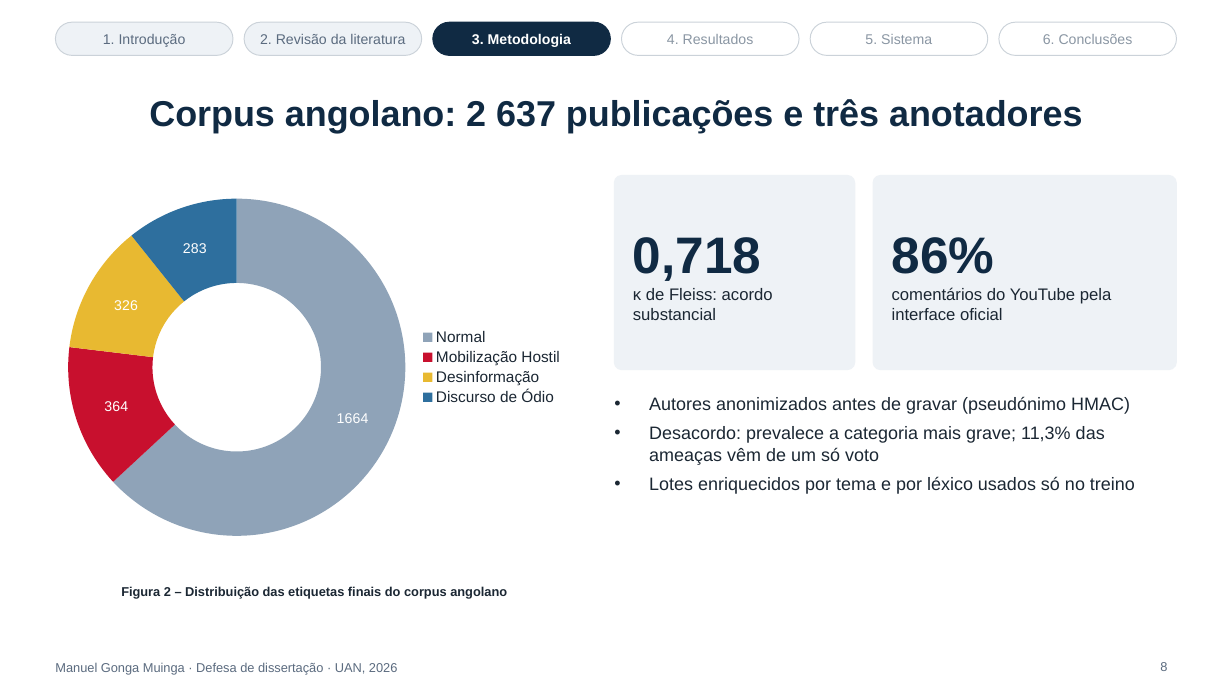
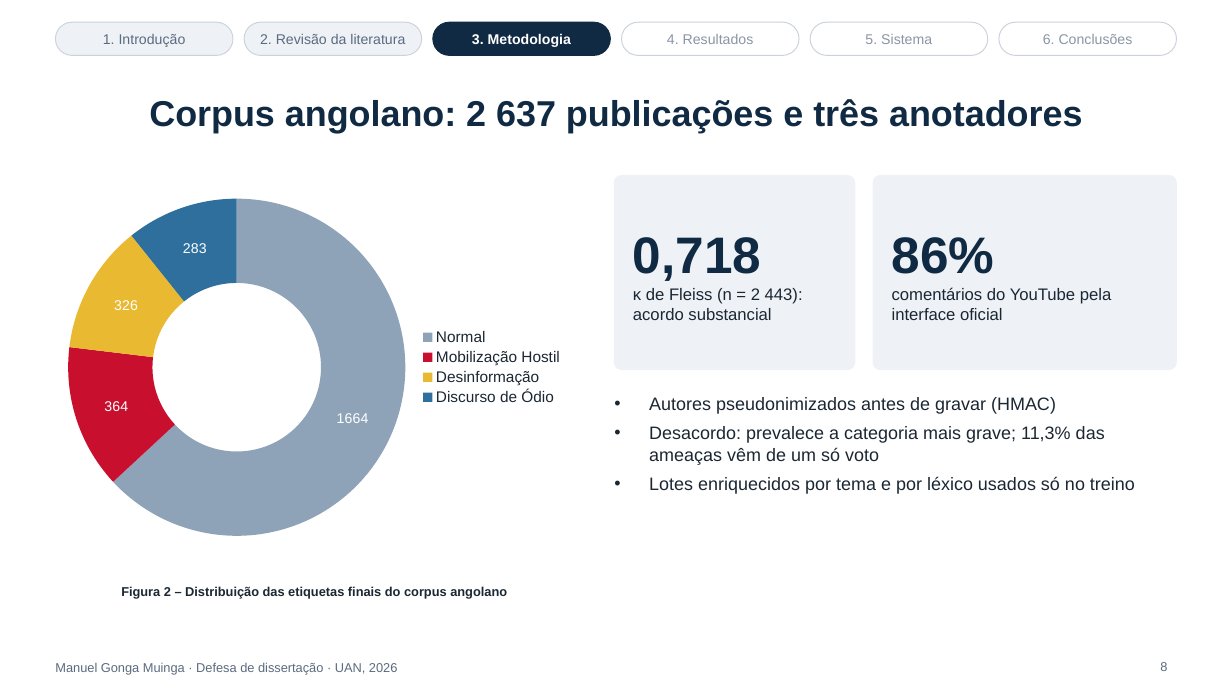
Before and after one commit to manuelmuinga/dissertacao-uan-angola, a slide deck: slide 8 of docs/Apresentacao_Defesa_UAN.pptx. Drawn at 1232x693 pixels with LibreOffice and Linux fonts; fonts in the diff are those of the drawing. Boxes give left, top, right and bottom in pixels: in the first picture for what was removed or moved away, otherwise in the second. Text is boxed around its words. In the diff, an @@ line names an element or a change of style, - is before the commit and + after.

```diff
--- a/docs/Apresentacao_Defesa_UAN.pptx
+++ b/docs/Apresentacao_Defesa_UAN.pptx
@@ text at [633, 288, 803, 320]: text changed @@
-κ de Fleiss: acordo substancial
+κ de Fleiss (n = 2 443): acordo substancial
@@ text at [649, 397, 1056, 414]: text changed @@
-• Autores anonimizados antes de gravar (pseudónimo HMAC)
+• Autores pseudonimizados antes de gravar (HMAC)
```
Also in this commit, not shown: 12 other slides changed, 3 other files.
